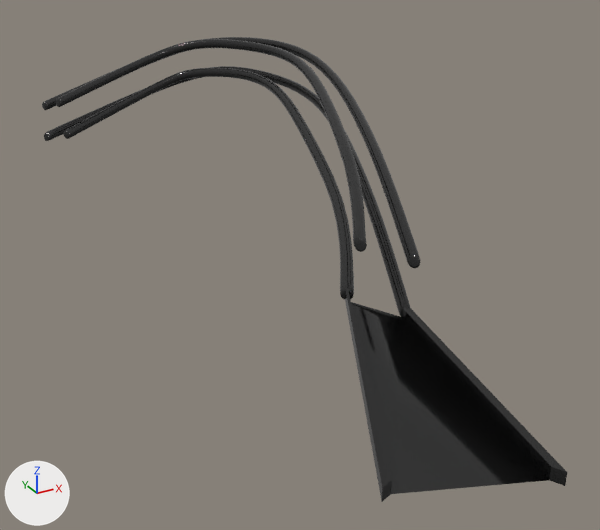
One commit to the glTF model frontend/flipper/assets/mesh/ramp.glb: the scene before it, then after it.
One viewpoint serves both versions: a camera (50 mm lens) standing at (-0.498, -1.116, 0.304) and looking at (-0.032, -0.268, -0.12). Lighting does not change. The marker at lower left points along +X, +Y and +Z. The first picture is the older version.

Objects in the first picture: 'Cube.008', 'ramp'.
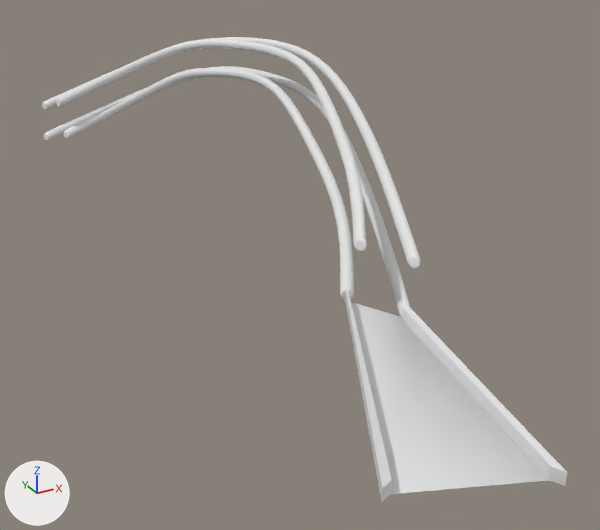
What changed in the scene script:
```text
Change me_cube_010:
    where me_cube_010.from_pydata(...)  # 20488 vertices, 40960 faces; spans x -0.221..0.158, y -0.495..0.297, z -0.097..0.096
    remove me_cube_010.materials.append(mat_material_008)  # dark grey #484848
Change me_cube_001:
    where me_cube_001.from_pydata(...)  # 16 vertices, 24 faces; spans x -0.184..-0.024, y -0.735..-0.463, z -0.137..-0.059
    remove me_cube_001.materials.append(mat_material_008)  # dark grey #484848
```

Boxes [x1, y1, x2, y2] around the edits, measured in the pictures (600 x 530 px):
'ramp', recoloured (dark grey to white)
    both: [345, 288, 567, 502]
'Cube.008', recoloured
    both: [42, 37, 420, 319]
